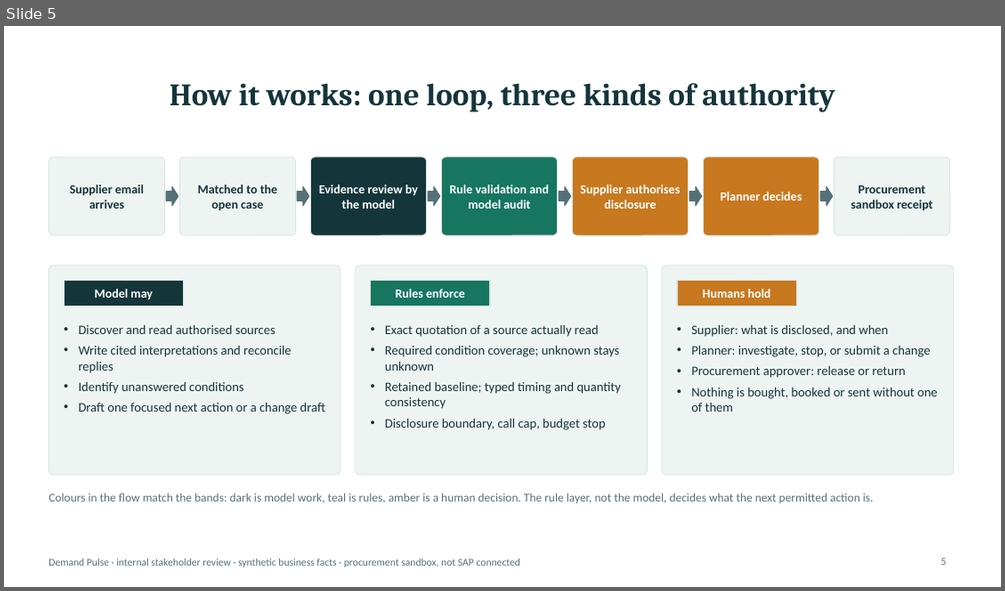
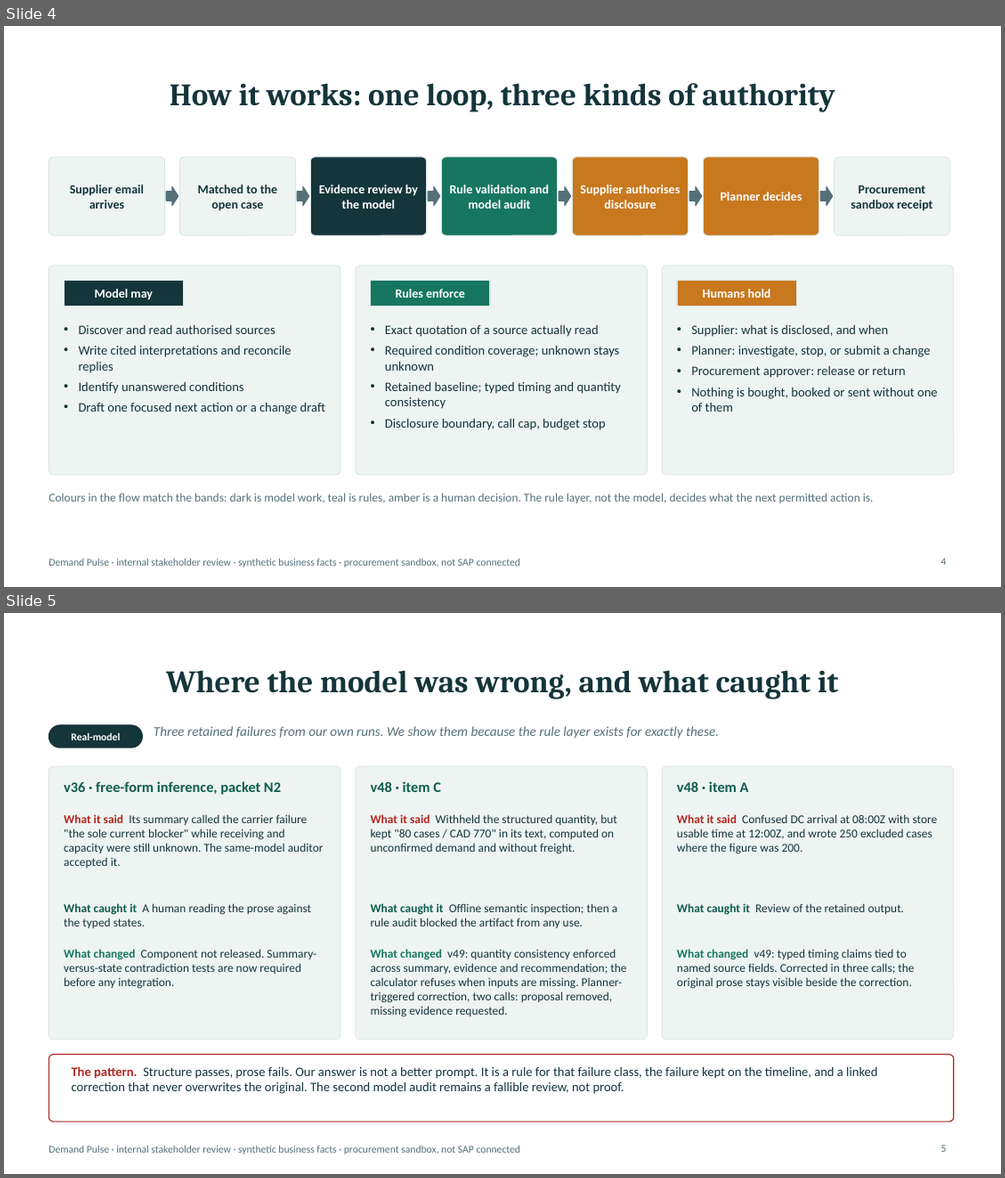
Before and after one commit to logisticPM/sap, a slide deck: presentations/SAP_Demand_Pulse_Business_Case_Deck.pptx. Shown one above the other, each under a label of ours: slide 5 before the commit, slides 4 and 5 after it. The pictures are 1005x591 and 1005x1178 pixels, drawn with LibreOffice and Linux fonts; fonts in the diff are those of the drawing. Boxes give left, top, right and bottom in pixels: in the first picture for what was removed or moved away, otherwise in the second. Text is boxed around its words. In the diff, an @@ line names an element or a change of style, - is before the commit and + after.

```diff
--- a/presentations/SAP_Demand_Pulse_Business_Case_Deck.pptx
+++ b/presentations/SAP_Demand_Pulse_Business_Case_Deck.pptx
@@ slide 5 added at [4,613,1001,1174], background #FFFFFF; not listed: 1 template element that a slide beside it also shows @@
@@ title added at [166,670,839,698], 30 pt, text #14353A, bold @@
+Where the model was wrong, and what caught it
@@ rounded rectangle added at [48,725,142,747], fill #14353A, outline #14353A 1 pt @@
@@ text added at [71,732,120,740], 10 pt, text #FFFFFF, bold @@
+Real-model
@@ text added at [154,726,719,738], 13 pt, text #557078, italic @@
+Three retained failures from our own runs. We show them because the rule layer exists for exactly these.
@@ rounded rectangle added at [48,766,340,1039], fill #EEF4F2, outline #D9E6E1 0.75 pt @@
@@ rounded rectangle added at [356,766,647,1039], fill #EEF4F2, outline #D9E6E1 0.75 pt @@
@@ rounded rectangle added at [662,766,954,1039], fill #EEF4F2, outline #D9E6E1 0.75 pt @@
@@ text added at [64,781,281,795], 14 pt, text #0F5C4D, bold @@
+v36 · free-form inference, packet N2
@@ text added at [371,781,441,792], 14 pt, text #0F5C4D, bold @@
+v48 · item C
@@ text added at [677,781,749,792], 14 pt, text #0F5C4D, bold @@
+v48 · item A
@@ text added at [64,814,324,868], 11.5 pt, text #14353A @@
+What it said Its summary called the carrier failure "the sole current blocker" while receiving and capacity were still unknown. The same-model auditor accepted it.
@@ text added at [371,814,617,854], 11.5 pt, text #14353A @@
+What it said Withheld the structured quantity, but kept "80 cases / CAD 770" in its text, computed on unconfirmed demand and without freight.
@@ text added at [677,814,938,854], 11.5 pt, text #14353A @@
+What it said Confused DC arrival at 08:00Z with store usable time at 12:00Z, and wrote 250 excluded cases where the figure was 200.
@@ text added at [64,903,312,928], 11.5 pt, text #14353A @@
+What caught it A human reading the prose against the typed states.
@@ text added at [371,903,617,928], 11.5 pt, text #14353A @@
+What caught it Offline semantic inspection; then a rule audit blocked the artifact from any use.
@@ text added at [677,903,905,915], 11.5 pt, text #14353A @@
+What caught it Review of the retained output.
@@ text added at [64,949,316,989], 11.5 pt, text #14353A @@
+What changed Component not released. Summary-versus-state contradiction tests are now required before any integration.
@@ text added at [371,949,626,1017], 11.5 pt, text #14353A @@
+What changed v49: quantity consistency enforced across summary, evidence and recommendation; the calculator refuses when inputs are missing. Planner-triggered correction, two calls: proposal removed, missing evidence requested.
@@ text added at [677,949,914,989], 11.5 pt, text #14353A @@
+What changed v49: typed timing claims tied to named source fields. Corrected in three calls; the original prose stays visible beside the correction.
@@ rounded rectangle added at [48,1054,954,1121], fill #FFFFFF, outline #B3261E 1 pt @@
@@ text added at [72,1066,877,1094], 12.5 pt, text #14353A @@
+The pattern. Structure passes, prose fails. Our answer is not a better prompt. It is a rule for that failure class, the failure kept on the timeline, and a linked correction that never overwrites the original. The second model audit remains a fallible review, not proof.
@@ page number added at [941,1144,947,1151], 10 pt, text #557078 @@
+5
@@ what was slide 5 is now slide 4 @@
@@ page number at [941,557,947,564]: text changed @@
-5
+4
```
Also in this commit, not shown: 4 slides changed, 1 other slide added, 1 slide removed, 2 other files.
